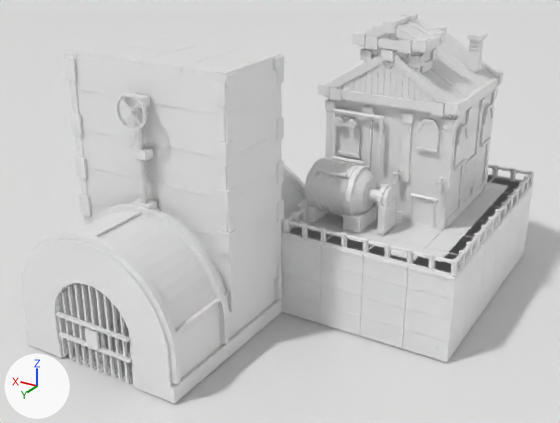
Before and after pictures for a commit that changed the Blender file src/DeepFrontier/Art/Source/ReinforcedHydroTurbine-Game.blend.
Rendered twice from a 50 mm camera at (-12.03, 9.46, 9.26) aimed at (-3.73, -4.38, 2.34). Every picture has the same lights, and +X, +Y and +Z are marked at lower left. The first picture is the older version. Materials are left out; every surface is plain grey.

The older version as bpy lines, for what is in view:
```python
ob_plane = bpy.data.objects.new('Plane', me_plane)
ob_plane.location = (0.0, 0.0, -0.04)
ob_reinforcedhydroturbine_architecture = bpy.data.objects.new('ReinforcedHydroTurbine.Architecture', me_reinforcedhydroturbine_architecture)
ob_reinforcedhydroturbine_architecture.parent = ob_industrialgridorigin
ob_reinforcedhydroturbine_architecture.location = (0.0, 0.0, 0.0)
ob_reinforcedhydroturbine_door_hydroworkshopdoor = bpy.data.objects.new('ReinforcedHydroTurbine.Door.HydroWorkshopDoor', me_reinforcedhydroturbine_door_hydroworkshopdoor)
ob_reinforcedhydroturbine_door_hydroworkshopdoor.parent = ob_industrialgridorigin
ob_reinforcedhydroturbine_door_hydroworkshopdoor.location = (0.0, 0.0, 0.0)
```
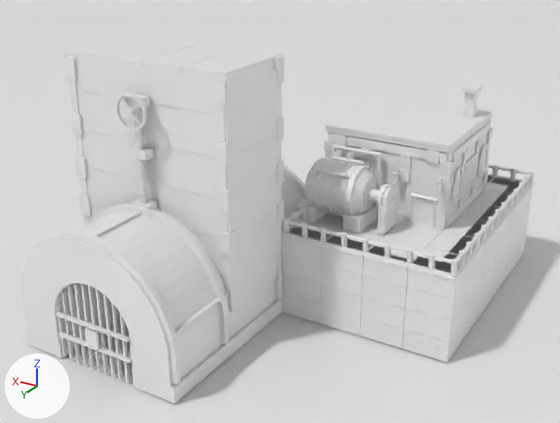
The edits, one by one:
me_reinforcedhydroturbine_architecture is used by ob_reinforcedhydroturbine_architecture; parent ob_industrialgridorigin; location (0.0, 0.0, 0.0).
me_reinforcedhydroturbine_architecture had 9034 vertices, 5198 faces and spanned x -8.0..0.05, y -10.01..0.05, z 0.0..6.51.
me_reinforcedhydroturbine_architecture now has 7411 vertices, 4079 faces and spans x -8.0..0.05, y -10.01..0.05, z 0.0..6.0.
me_reinforcedhydroturbine_architecture part 1: a new loose piece, a box spanning x -6.99..-3.99, y -9.01..-5.99, z 3.84..4.0.
me_reinforcedhydroturbine_architecture part 2: a new loose piece, a box spanning x -6.995..-3.99, y -5.99..-5.97, z 3.94..4.0.
me_reinforcedhydroturbine_architecture part 3: a new loose piece, a box spanning x -6.73..-6.49, y -8.58..-8.32, z 4.0..4.6.
me_reinforcedhydroturbine_architecture part 4: the loose piece of 8 vertices spanning x -6.74..-6.47, y -8.32..-8.29, z 5.61..5.65 is moved by (0.0, 0.0, -1.12).
me_reinforcedhydroturbine_architecture part 5: the loose piece of 16 vertices spanning x -4.32..-4.23, y -5.94..-5.84, z 3.36..4.4 is scaled about its middle by (1, 1, 0.894), then moved by (0.0, 0.0, -0.8).
me_reinforcedhydroturbine_architecture part 6: the loose piece of 16 vertices spanning x -5.43..-4.27, y -5.94..-5.84, z 4.35..4.45 is moved by (0.0, 0.0, -0.85).
me_reinforcedhydroturbine_architecture part 7: the loose piece of 16 vertices spanning x -5.48..-5.39, y -5.94..-5.84, z 3.32..4.4 is scaled about its middle by (1, 1, 0.88), then moved by (0.0, 0.0, -0.79).
me_reinforcedhydroturbine_architecture part 8: 255 loose pieces with 1794 vertices, spanning x -7.14..-3.85, y -9.15..-5.78, z 3.38..6.51, are deleted.
me_reinforcedhydroturbine_architecture part 9: 693 vertices moved from x -7.11..-3.96, y -9.07..-5.93, z 3.35..5.81 to x -7.09..-3.96, y -9.05..-5.78, z 2.57..4.7; 125 vertices removed from x -7.11..-4.14, y -9.07..-5.84, z 3.25..5.81; 264 vertices added at x -7.09..-4.22, y -9.05..-4.91, z 2.57..4.6.
Other edits to the shape of me_reinforcedhydroturbine_architecture do not show in these pictures.

Boxes (x1, y1, x2, y2) around the edits, measured in the pictures (560 x 423 px; the box of a moved part takes in the faces that stretch with it):
'ReinforcedHydroTurbine.Architecture', reshaped: before (21, 13, 534, 404); after (21, 35, 534, 404)
part 1 of me_reinforcedhydroturbine_architecture, added: after (325, 96, 492, 153)
part 2 of me_reinforcedhydroturbine_architecture, added: after (325, 125, 450, 148)
part 3 of me_reinforcedhydroturbine_architecture, added: after (463, 92, 478, 117)
part 4 of me_reinforcedhydroturbine_architecture, moved or reshaped: before (468, 47, 480, 50); after (464, 94, 475, 98)
part 5 of me_reinforcedhydroturbine_architecture, moved or reshaped: before (332, 111, 337, 155); after (332, 147, 336, 155)
part 6 of me_reinforcedhydroturbine_architecture, moved or reshaped: before (334, 109, 381, 120); after (333, 144, 380, 156)
part 7 of me_reinforcedhydroturbine_architecture, moved or reshaped: before (377, 119, 384, 165); after (376, 155, 382, 186)
part 8 of me_reinforcedhydroturbine_architecture, deleted: before (318, 13, 504, 144)
part 9 of me_reinforcedhydroturbine_architecture, moved or reshaped: before (325, 61, 498, 208); after (324, 84, 493, 208)
